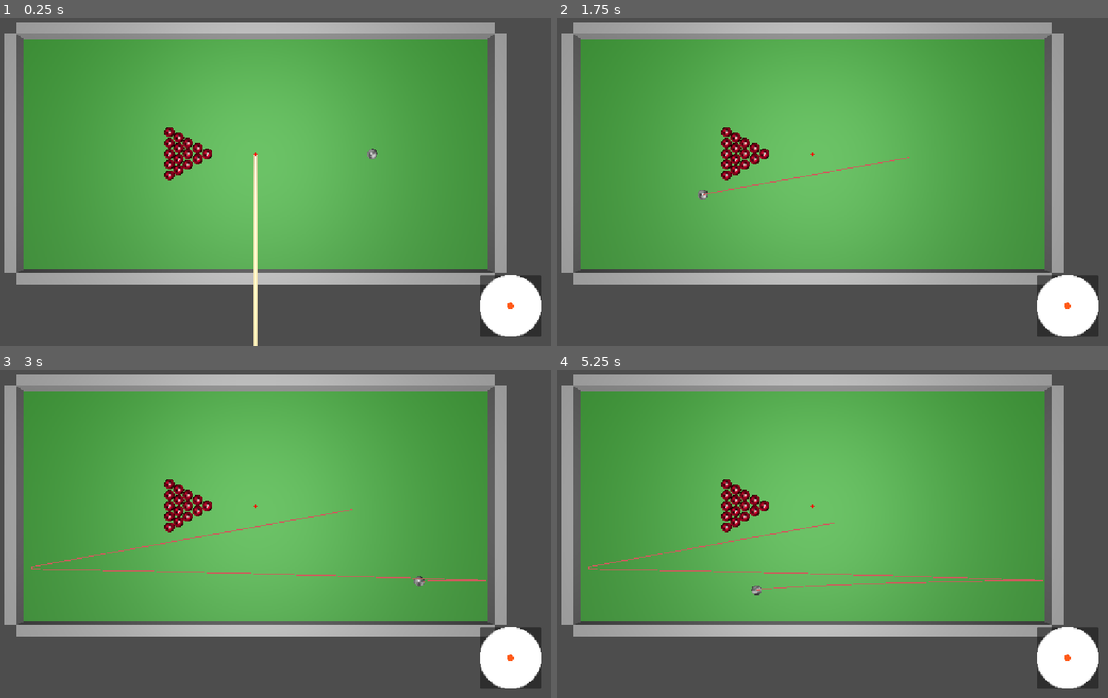
Above: before the commit, frames 1-4 (two rows, left to right).
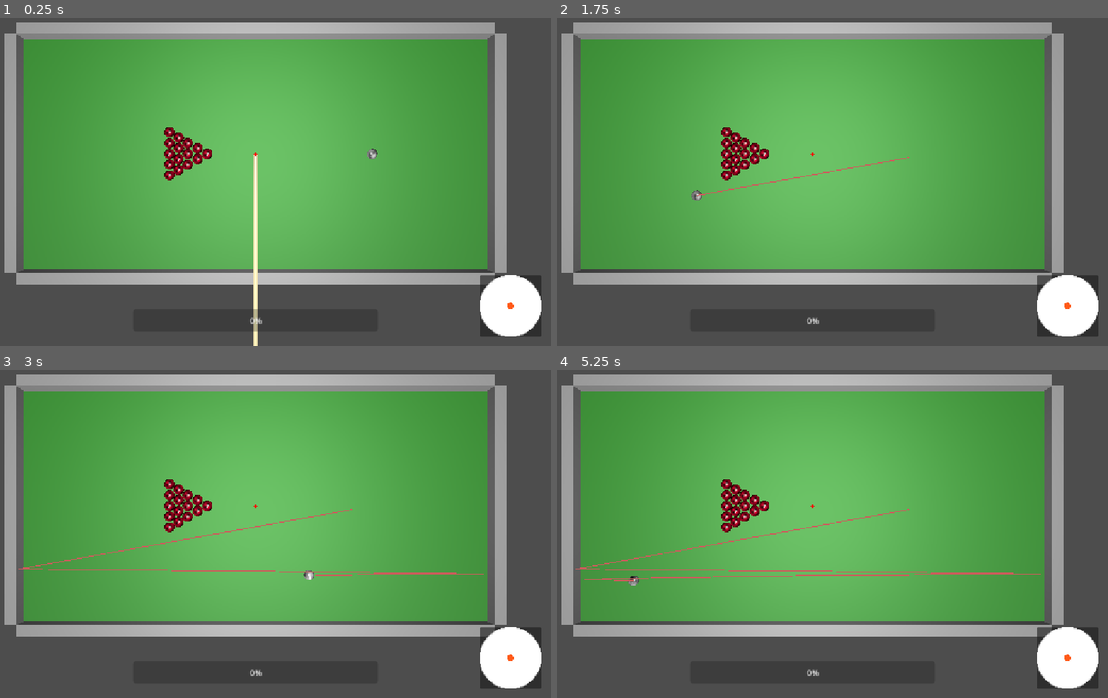
Above: after the commit, the same moments.

Repository: CoolDove/hellkitty
Game: Godot game, scene res://tscns/billiard.tscn
The game is run twice, just before and just after one commit, with the same random seed, the same clock (stepped at 60 frames per second) and the same inputs.
Inputs (mouse positions are in pixels of both pictures, inside the frame that each line leads up to):
- Up to frame 1 (0.25 s): no input
- Up to frame 2 (1.75 s): tap Enter at 0.5 s; move the mouse to (1069, 306) at 0.52 s; right-click (1069, 306) at 0.6 s; click (1069, 306) at 0.67 s; tap Space at 1.25 s; move the mouse to (694, 195) at 1.27 s; right-click (694, 195) at 1.35 s; click (694, 195) at 1.42 s
- Up to frame 3 (3 s): move the mouse to (314, 458) at 2.02 s; right-click (314, 458) at 2.1 s; click (314, 458) at 2.17 s; move the mouse to (225, 599) at 2.77 s; right-click (225, 599) at 2.85 s; click (225, 599) at 2.92 s
- Up to frame 4 (5.25 s): move the mouse to (992, 583) at 3.52 s; right-click (992, 583) at 3.6 s; click (992, 583) at 3.67 s; move the mouse to (634, 481) at 4.27 s; right-click (634, 481) at 4.35 s; click (634, 481) at 4.42 s; move the mouse to (843, 530) at 5.02 s; right-click (843, 530) at 5.1 s; click (843, 530) at 5.17 s

The runs differ from the first frame. In frame 1, less than 0.1% of the frame differs, in the area x 45-48%, y 88-96%; in frame 2, 0.1%; in frame 3, 0.7%; in frame 4, 1.0%, in the area x 3-89%, y 42-94%.

Commit message:
add force bar

Diff:
--- a/system/ball.gd
+++ b/system/ball.gd
@@ -45,6 +45,6 @@
 		var radius = 0.028
 		var v_contact = linear_velocity - angular_velocity.cross(normal) * radius
 		v_contact = v_contact.slide(normal)
-		var k = 0.15
+		var k = 0.1
 		var force = -v_contact * k
 		apply_central_force(force)
--- a/system/ball_controller.gd
+++ b/system/ball_controller.gd
@@ -6,6 +6,8 @@
 var _camera :Camera3D
 var _stick :Node3D
 var _spin_panel
+
+var _force_bar : ProgressBar
 
 var ray : RayCast3D
 
@@ -24,6 +26,8 @@
 	_camera = Billiards.instance.camera
 	_stick = Billiards.instance.stick
 	_spin_panel = Billiards.instance.spin_panel
+	_force_bar = get_tree().root.find_child("ForceBar")
+	print("bar: ", _force_bar)
 
 func _notification(what):
 	if what == NOTIFICATION_PARENTED:
@@ -34,12 +38,17 @@
 	if _aiming:
 		_stick.global_position = ball.global_position - (_aim_to_point - ball.global_position).normalized() * 0.2
 		_stick.look_at(ball.global_position)
+	_hit_direction = _aim_to_point - ball.global_position
+	_hit_force = clamp(_hit_direction.length(), 0.01, 1.5)
+	if _force_bar != null:
+		_force_bar.min_value = 0.01
+		_force_bar.max_value = 1.5
+		_force_bar.value = _hit_force
+		print("force bar: ", _hit_force)
 	if _input_shoot && !_hit_queued && _stick.visible:
 		_hit_queued = true
-		_hit_direction = _aim_to_point - ball.global_position
-		_hit_force = _hit_direction.length()
 		_hit_direction = _hit_direction.normalized()
-		_stick.hide()
+		_control_end()
 	if Input.is_action_just_pressed("click_right"):
 		var balls := get_tree().get_nodes_in_group("ball")
 		if balls.size() > 0:
@@ -52,13 +61,16 @@
 func _physics_process(delta):
 	if _hit_queued:
 		var spin :Vector2= _spin_panel.get_hit_offset()
+		print("hit!")
+		print("force: ", _hit_force)
 		print("spin: ", spin)
 		ball.apply_impulse(_hit_direction * _hit_force, Vector3(spin.x * 0.028, spin.y * 0.028, 0))
 		_hit_queued = false
 		_spin_panel.reset_offset()
 		return
 	if is_instance_valid(ray) && ray.is_inside_tree() && ball.sleeping:
-		if !_stick.visible: _stick.show()
+		if !_stick.visible:
+			_control_begin()
 		var mpos := get_viewport().get_mouse_position()
 		var origin := _camera.project_ray_origin(mpos)
 		var dir := _camera.project_ray_normal(mpos)
@@ -71,6 +83,14 @@
 		else:
 			_aiming = false
 
+func _control_begin():
+	_stick.show()
+	_force_bar = Billiards.instance.force_bar
+
+func _control_end():
+	_force_bar = null
+	_stick.hide()
+
 var _input_shoot : bool
 func _unhandled_input(event: InputEvent) -> void:
 	if event is InputEventMouseButton:
--- a/system/billiard.gd
+++ b/system/billiard.gd
@@ -6,6 +6,8 @@
 var camera :Camera3D
 var stick :Node3D
 
+var force_bar :ProgressBar
+
 var spin_panel
 
 func _ready():
@@ -13,3 +15,4 @@
 	camera = %Camera3D
 	stick = %stick
 	spin_panel = %SpinPanel
+	force_bar = %ForceBar
--- a/tscns/billiard.tscn
+++ b/tscns/billiard.tscn
@@ -128,3 +128,17 @@
 offset_top = -138.0
 offset_right = -19.0
 offset_bottom = -18.0
+
+[node name="ForceBar" type="ProgressBar" parent="UI" unique_id=1524448828]
+unique_name_in_owner = true
+layout_mode = 1
+anchors_preset = 12
+anchor_top = 1.0
+anchor_right = 1.0
+anchor_bottom = 1.0
+offset_left = 337.0
+offset_top = -72.0
+offset_right = -337.0
+offset_bottom = -28.0
+grow_horizontal = 2
+grow_vertical = 0
